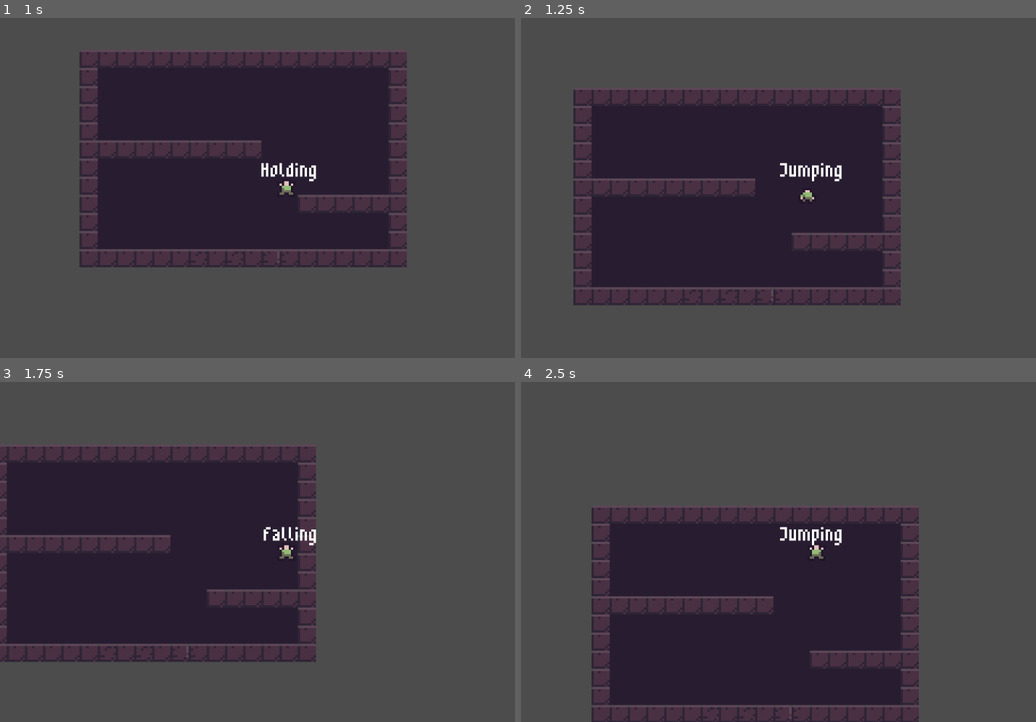
Above: before the commit, frames 1-4 (two rows, left to right).
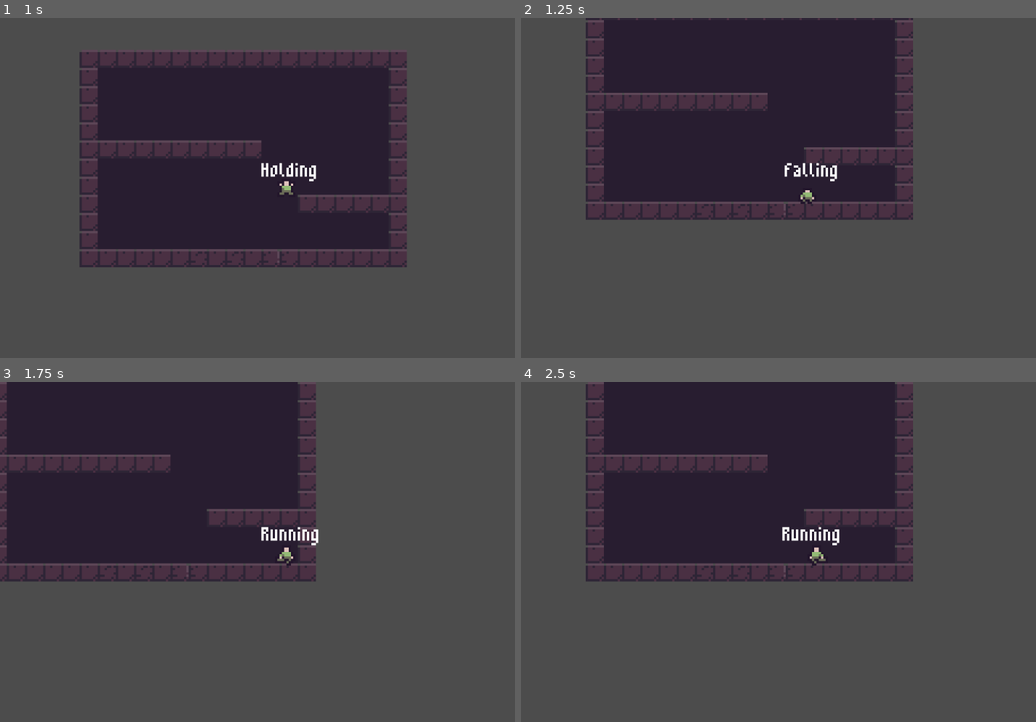
Above: after the commit, the same moments.

Repository: AGPritchard/state-machine
Game: Godot game, scene res://src/world/world.tscn
Same seed, same stepped clock (60 frames per second), same inputs: the game is played once before the commit and once after it. The project has no main scene, so this scene is started directly.
Inputs:
- Up to frame 1 (1 s): tap Enter at 0.5 s; hold D (move_right) from 0.53 s (still down); tap Space (jump) at 0.6, 0.77 s
- Up to frame 2 (1.25 s): keep holding D (move_right); tap Space (jump) at 1.07 s
- Up to frame 3 (1.75 s): keep holding D (move_right); tap Space (jump) at 1.35, 1.52 s
- Up to frame 4 (2.5 s): tap Space (jump) at 1.82, 2.1 s; release D (move_right) at 2.03 s; hold A (move_left) from 2.03 s (still down)

Frame 1 is identical in both runs. In frame 2, 37% of the frame differs, in the area x 10-77%, y 0-85%; in frame 3, 32%; in frame 4, 53%, in the area x 12-78%, y 0-100%.

Commit message:
Add hold state timer

Diff:
--- a/src/player/player.gd
+++ b/src/player/player.gd
@@ -66,21 +66,25 @@
 				_switch_state(STATES.FALL)
 				gravity = old_gravity
 
+			# switch to hold state if on a wall
 			if is_on_wall():
 				_switch_state(STATES.HOLD)
 				gravity = 0
+				$HoldTimer.start()
 
 			velocity = move_input.normalized() * speed
 
 			$AnimatedSprite.play("jump")
 
 		STATES.FALL:
+			# switch to idle state if on the floor
 			if is_on_floor():
 				_switch_state(STATES.IDLE)
 
 			velocity = move_input.normalized() * speed
 
 		STATES.HOLD:
+			# switch to a jump state if the jump button was pressed
 			if Input.is_action_just_pressed("jump"):
 				_switch_state(STATES.JUMP)
 				height_before_jump = global_position.y
@@ -102,3 +106,9 @@
 			$StateLabel.text = "Falling"
 		STATES.HOLD:
 			$StateLabel.text = "Holding"
+
+func _on_HoldTimer_timeout() -> void:
+	# on timeout if the state is still hold then switch to the fall state
+	if state == STATES.HOLD:
+		_switch_state(STATES.FALL)
+		gravity = old_gravity
--- a/src/player/player.tscn
+++ b/src/player/player.tscn
@@ -73,3 +73,8 @@
 __meta__ = {
 "_edit_use_anchors_": false
 }
+
+[node name="HoldTimer" type="Timer" parent="."]
+wait_time = 0.2
+one_shot = true
+[connection signal="timeout" from="HoldTimer" to="." method="_on_HoldTimer_timeout"]
